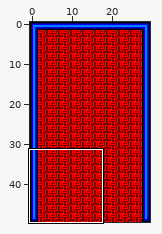
Two versions of a level (Tiled map, assets/level-02-background.tmx). Above: a wide view before the commit, with the close-up outlined.
Close-up. As it was:
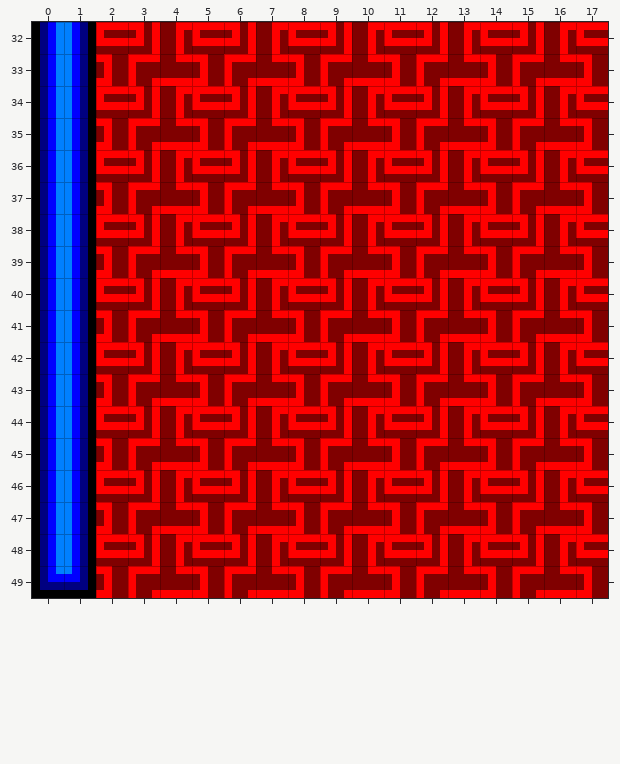
Cells are 4x4 px. Shown: x 0..17, y 32..49. The commit also changed other parts of the map, which this record leaves out.
After:
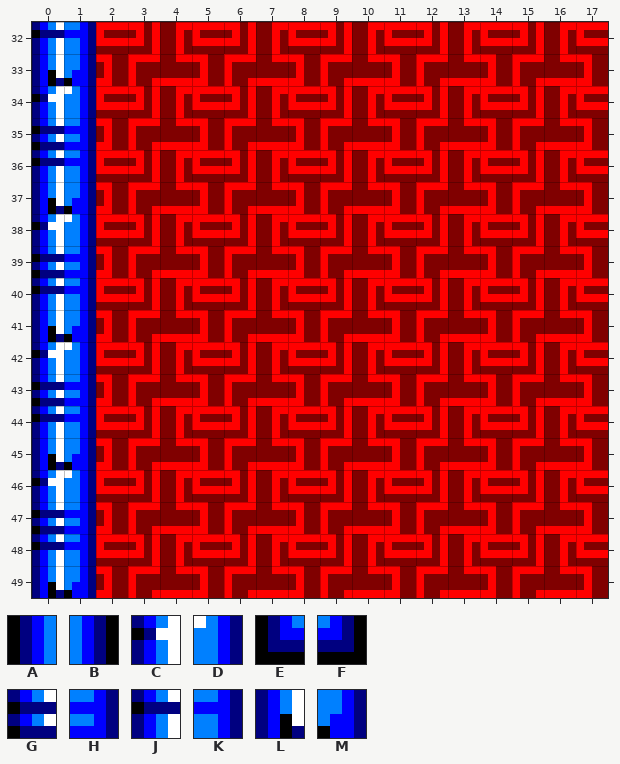
Key: from "tileset": A 45, B 46, C 47, D 48, E 65, F 66, G 67, H 68, J 87, K 88, L 107, M 108.
_ is an empty cell, . an unchanged one.
The edit:
--- layer "Tile Layer 1"
@@ x 0..1 @@
-32 AB
-33 AB
-34 AB
-35 AB
-36 AB
-37 AB
-38 AB
-39 AB
-40 AB
-41 AB
-42 AB
-43 AB
-44 AB
-45 AB
-46 AB
-47 AB
-48 AB
-49 EF
+32 JK
+33 LM
+34 CD
+35 GH
+36 JK
+37 LM
+38 CD
+39 GH
+40 JK
+41 LM
+42 CD
+43 GH
+44 JK
+45 LM
+46 CD
+47 GH
+48 JK
+49 LM
